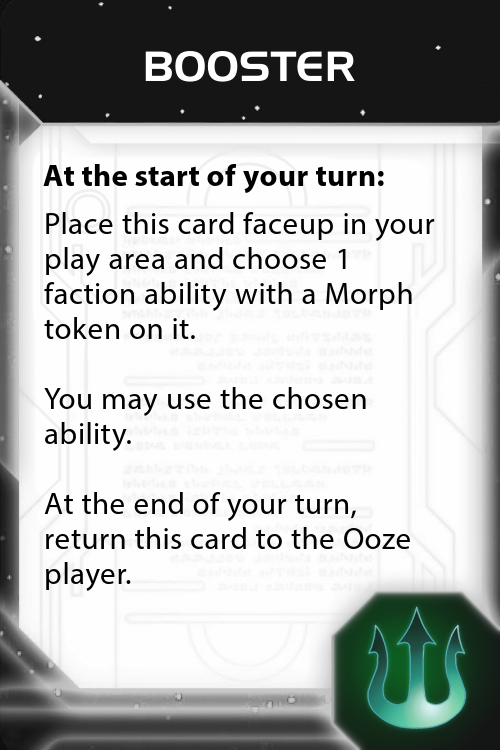
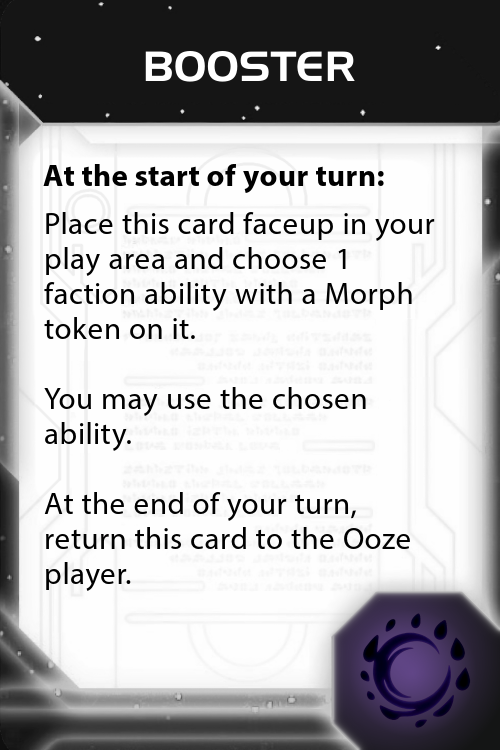
Layered file, before and after one edit (500×750). Changes by layer:
added layer "icon.png copy" in group "Faction Symbol" over <box>360,613,471,729</box>
hid "Raider_Symbol.png" over <box>361,602,472,735</box>
painted on "gradient" over <box>332,591,500,750</box>
